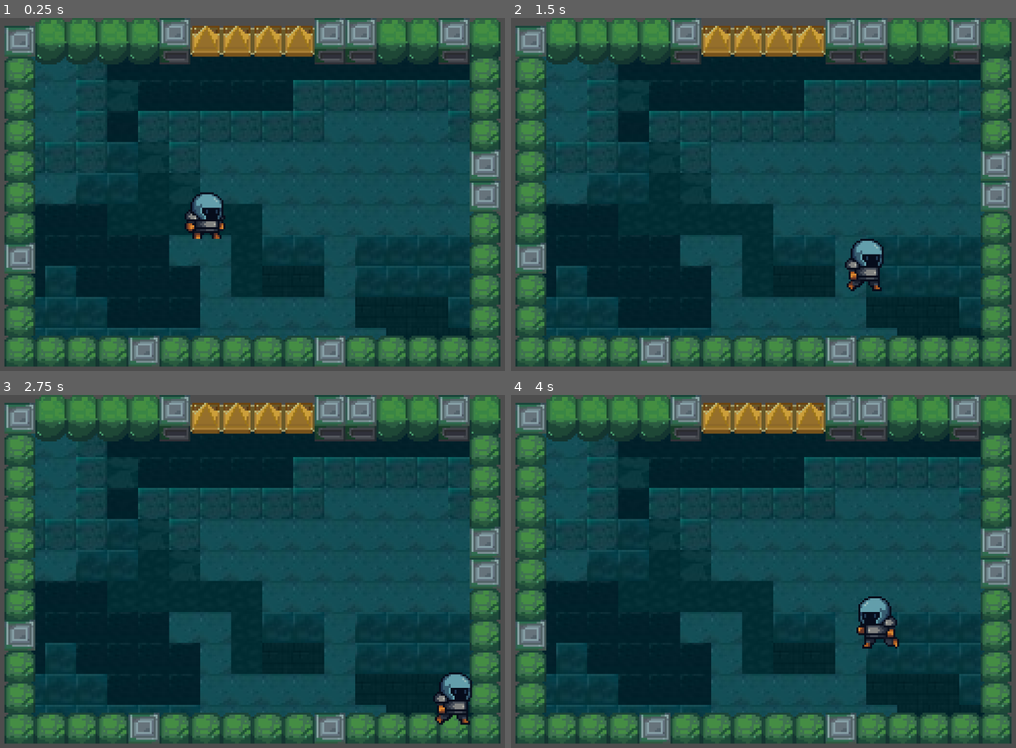
Above: before the commit, frames 1-4 (two rows, left to right).
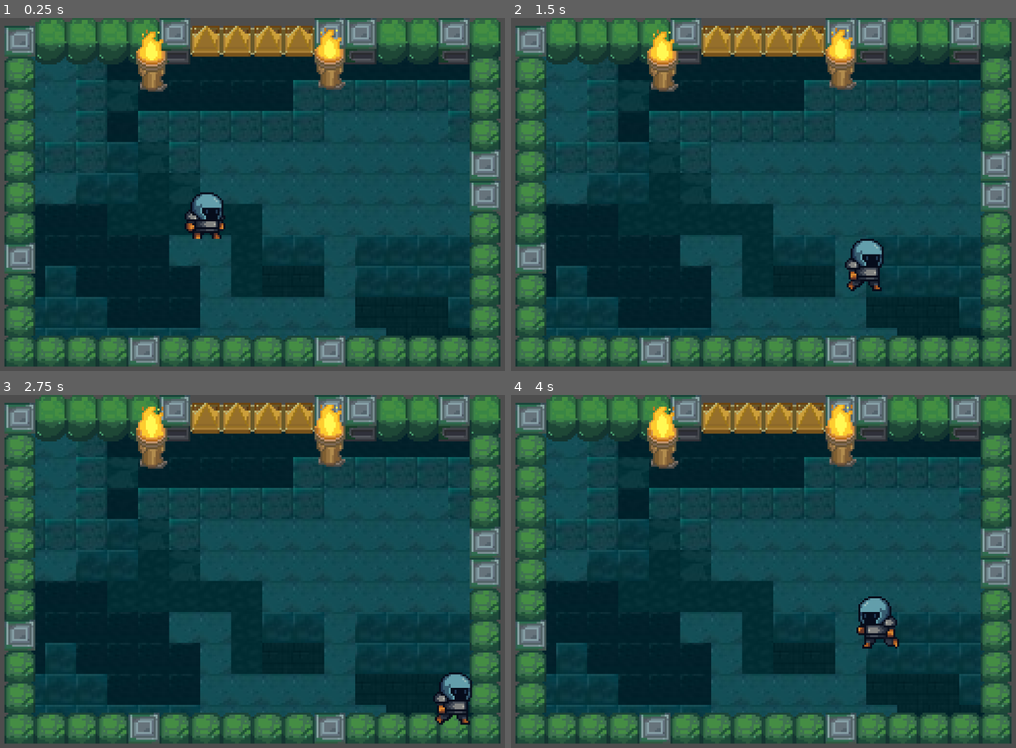
Above: after the commit, the same moments.

Repository: DylanFarkas/proyecto-final-videojuegos
Game: Godot game, scene res://scenes/level.tscn
Two runs of this game, one before a commit and one after it. Both use one fixed random seed, a clock stepped at 60 frames per second and the inputs below. This scene is started directly instead of the project's main scene.
Inputs:
- Up to frame 1 (0.25 s): no input
- Up to frame 2 (1.5 s): hold D (right) 0.53-1.28 s; hold S (down) from 1.28 s (still down)
- Up to frame 3 (2.75 s): release S (down) at 2.03 s; hold D (right) from 2.03 s (still down)
- Up to frame 4 (4 s): release D (right) at 2.78 s; hold W (up) 2.78-3.53 s; hold A (left) from 3.53 s (still down)

The runs differ from the first frame. In frame 1, 1.6% of the frame differs, in the area x 26-69%, y 2-21%; in frame 2, 1.6%; in frame 3, 1.7%; in frame 4, 1.7%.

Commit message:
se crean animaciones para las antorchas

Diff:
--- /dev/null
+++ b/animated_sprite_2d.gd
@@ -0,0 +1,4 @@
+extends AnimatedSprite2D
+
+func _ready():
+	play("Torch")
--- /dev/null
+++ b/scenes/Animated_Torch.tscn
@@ -0,0 +1,49 @@
+[gd_scene load_steps=8 format=3 uid="uid://ccxgn1voxx7jn"]
+
+[ext_resource type="Texture2D" uid="uid://ba3pxywrv06ct" path="res://assets/sprites/level/decoration/candelabro.png" id="1_dw7mk"]
+[ext_resource type="Script" uid="uid://fj1axvxag2s8" path="res://animated_sprite_2d.gd" id="2_t2w1a"]
+
+[sub_resource type="AtlasTexture" id="AtlasTexture_d0w87"]
+atlas = ExtResource("1_dw7mk")
+region = Rect2(0, 0, 16, 32)
+
+[sub_resource type="AtlasTexture" id="AtlasTexture_krnit"]
+atlas = ExtResource("1_dw7mk")
+region = Rect2(16, 0, 16, 32)
+
+[sub_resource type="AtlasTexture" id="AtlasTexture_ma48p"]
+atlas = ExtResource("1_dw7mk")
+region = Rect2(32, 0, 16, 32)
+
+[sub_resource type="SpriteFrames" id="SpriteFrames_24lh1"]
+animations = [{
+"frames": [{
+"duration": 1.0,
+"texture": SubResource("AtlasTexture_d0w87")
+}, {
+"duration": 1.0,
+"texture": SubResource("AtlasTexture_krnit")
+}, {
+"duration": 1.0,
+"texture": SubResource("AtlasTexture_ma48p")
+}],
+"loop": true,
+"name": &"Torch",
+"speed": 5.0
+}]
+
+[sub_resource type="RectangleShape2D" id="RectangleShape2D_ap6vv"]
+size = Vector2(16, 32)
+
+[node name="StaticBody2D" type="StaticBody2D"]
+metadata/_edit_group_ = true
+
+[node name="AnimatedSprite2D" type="AnimatedSprite2D" parent="."]
+sprite_frames = SubResource("SpriteFrames_24lh1")
+animation = &"Torch"
+frame_progress = 0.28227943
+script = ExtResource("2_t2w1a")
+
+[node name="CollisionShape2D" type="CollisionShape2D" parent="."]
+visible = false
+shape = SubResource("RectangleShape2D_ap6vv")
--- a/scenes/level.tscn
+++ b/scenes/level.tscn
@@ -17,6 +17,7 @@
 [ext_resource type="Texture2D" uid="uid://cycwmkbccmg72" path="res://assets/sprites/level/walls/piedra-musgosa-completa.png" id="15_kih21"]
 [ext_resource type="Texture2D" uid="uid://cdt2hgyiqa6l1" path="res://assets/sprites/level/walls/valla.png" id="16_w3o6u"]
 [ext_resource type="PackedScene" uid="uid://r7e58bh1yshp" path="res://scenes/player.tscn" id="17_ux5qa"]
+[ext_resource type="PackedScene" uid="uid://ccxgn1voxx7jn" path="res://scenes/Animated_Torch.tscn" id="18_82cfe"]
 
 [sub_resource type="TileSetAtlasSource" id="TileSetAtlasSource_2e2fo"]
 texture = ExtResource("1_arp2o")
@@ -127,3 +128,9 @@
 
 [node name="Player" parent="." instance=ExtResource("17_ux5qa")]
 position = Vector2(-134, -34)
+
+[node name="StaticBody2D" parent="." instance=ExtResource("18_82cfe")]
+position = Vector2(7, -10)
+
+[node name="StaticBody2D2" parent="." instance=ExtResource("18_82cfe")]
+position = Vector2(99, -11)
Not shown, added: animated_sprite_2d.gd.uid
Not shown: 1 places in scenes/level.tscn that only renumber resources
